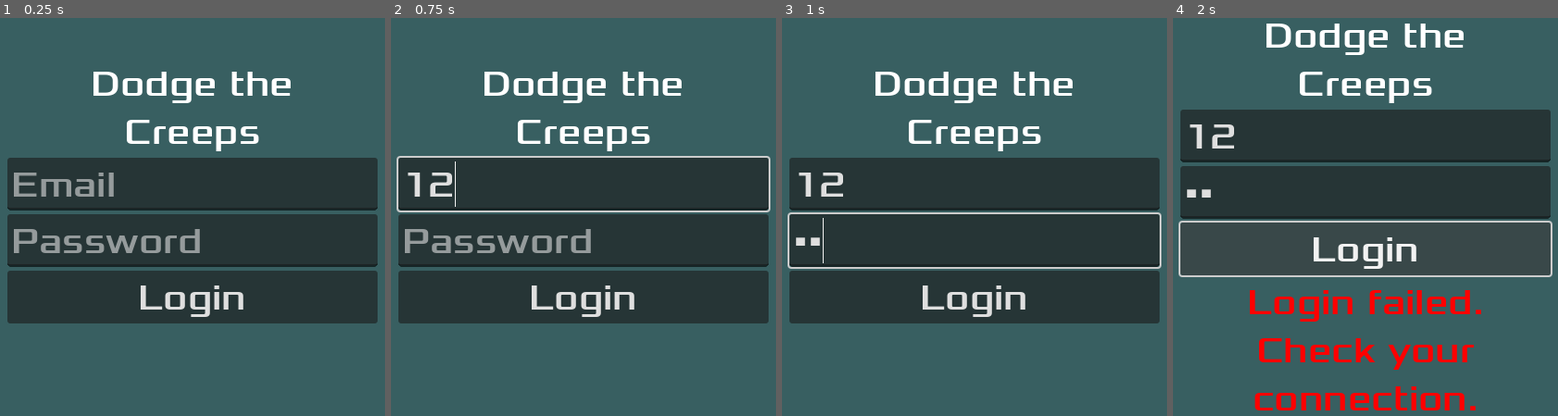
Above: before the commit, frames 1-4 (left to right).
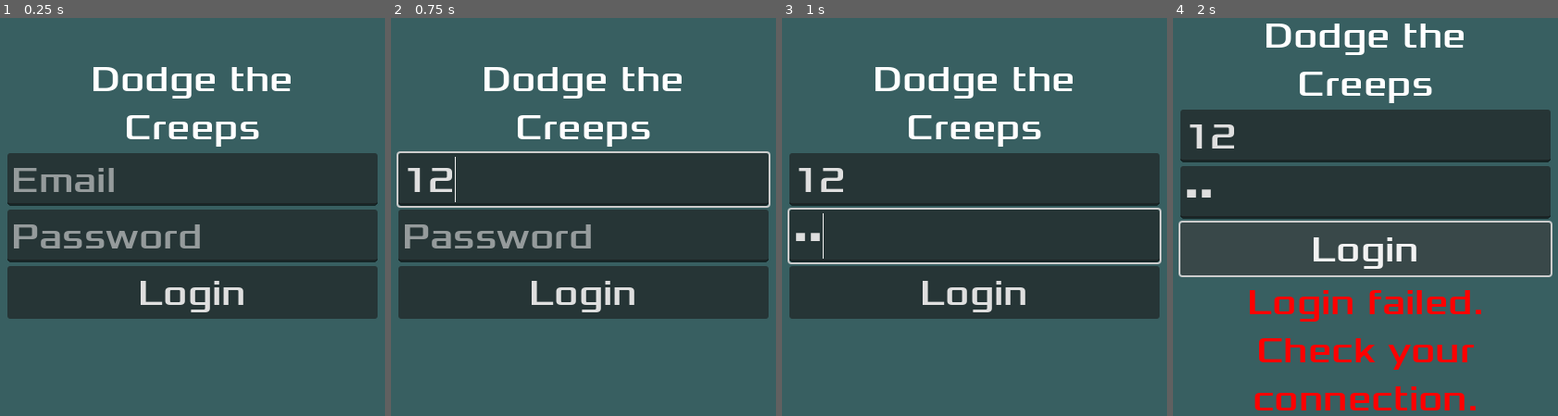
Above: after the commit, the same moments.

Repository: amoren86/MOPTA3
Game: Godot game, scene res://login.tscn
Two runs of this game, one before a commit and one after it. Both use one fixed random seed, a clock stepped at 60 frames per second and the inputs below.
Inputs (mouse positions are in pixels of both pictures, inside the frame that each line leads up to):
- Up to frame 1 (0.25 s): no input
- Up to frame 2 (0.75 s): click (583, 185) at 0.52 s; type "12" at 0.6 s
- Up to frame 3 (1 s): click (974, 240) at 0.75 s; type "12" at 0.83 s
- Up to frame 4 (2 s): click "Login" at 1.25 s

The runs differ from the first frame. In frame 1, 11% of the frame differs, in the area x 1-99%, y 12-77%; in frame 2, 11%; in frame 3, 9.3%; in frame 4, nothing differs.

Commit message:
Add comments to advise to change api key and project id

Diff:
--- a/dodge_the_creeps/firebase_manager.gd
+++ b/dodge_the_creeps/firebase_manager.gd
@@ -1,8 +1,8 @@
 extends Node
 
 # --- Configuration Constants ---
-const API_KEY: String = "AIzaSyDbRvZzVWviyy3Ox8Gd_gUwBeD9D5ZbgEU"
-const PROJECT_ID: String = "dodge-the-creeps-36200"
+const API_KEY: String = "AIzaSyDbRvZzVWviyy3Ox8Gd_gUwBeD9D5ZbgEU" ### REPLACE WITH YOUR API KEY ###
+const PROJECT_ID: String = "dodge-the-creeps-36200" ### REPLACE WITH YOUR PROJECT ID ###
 
 # Base URLs for Firebase services
 const AUTH_URL: String = "https://identitytoolkit.googleapis.com/v1/accounts:"
--- a/dodge_the_creeps/login.tscn
+++ b/dodge_the_creeps/login.tscn
@@ -63,6 +63,7 @@
 
 [node name="ErrorLabel" type="Label" parent="MarginContainer/VBoxContainer"]
 modulate = Color(1, 0, 0, 1)
+custom_minimum_size = Vector2(0, 60)
 layout_mode = 2
 size_flags_vertical = 6
 theme_override_fonts/font = ExtResource("2_3n56f")
